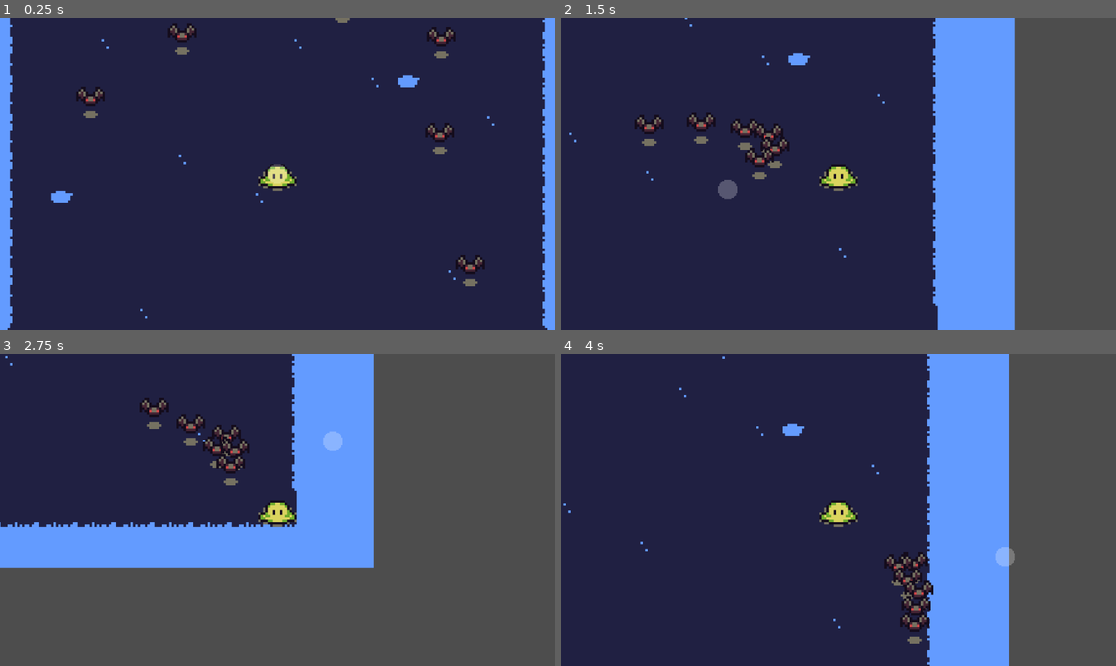
Above: before the commit, frames 1-4 (two rows, left to right).
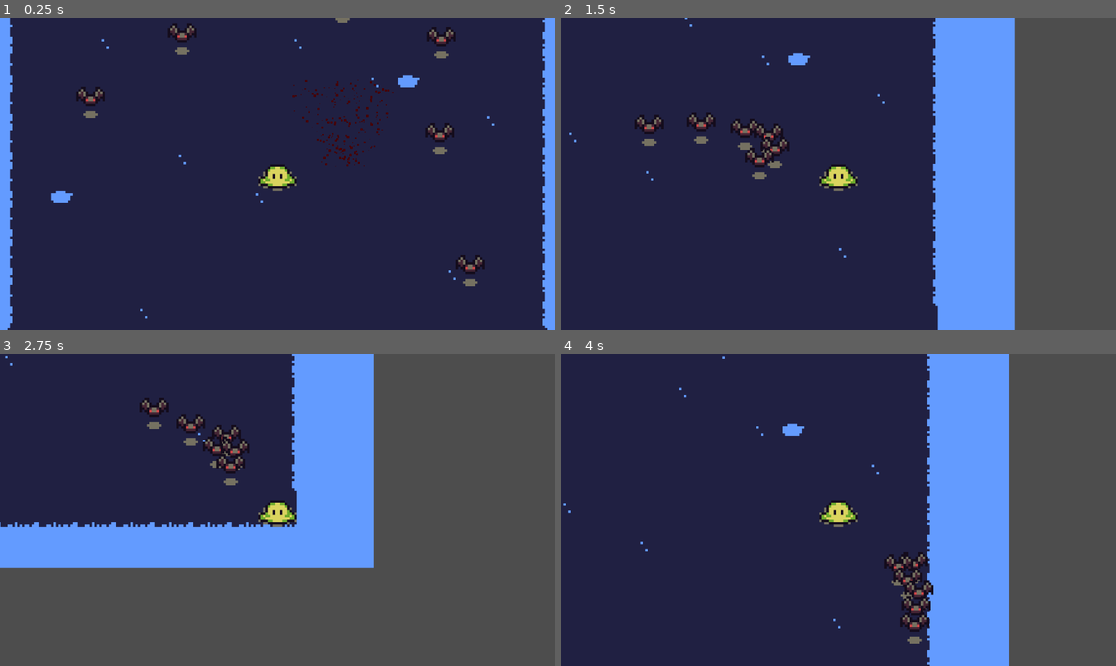
Above: after the commit, the same moments.

Repository: 10Goody12/Light-Based-Dungeon-Crawler
Game: Godot game, scene res://Scenes/main.tscn
Same seed, same stepped clock (60 frames per second), same inputs: the game is played once before the commit and once after it. Before the commit the project starts from res://main.tscn.
Inputs (mouse positions are in pixels of both pictures, inside the frame that each line leads up to):
- Up to frame 1 (0.25 s): no input
- Up to frame 2 (1.5 s): move the mouse to (960, 158) at 0.52 s; hold D (move_right) 0.53-1.28 s; move the mouse to (727, 189) at 1.27 s; hold S (move_down) from 1.28 s (still down)
- Up to frame 3 (2.75 s): move the mouse to (333, 441) at 2.02 s; release S (move_down) at 2.03 s; hold D (move_right) from 2.03 s (still down)
- Up to frame 4 (4 s): move the mouse to (810, 572) at 2.77 s; release D (move_right) at 2.78 s; hold W (move_up) 2.78-3.53 s; move the mouse to (1005, 556) at 3.52 s; hold A (move_left) from 3.53 s (still down)

The runs differ from the first frame. In frame 1, 0.5% of the frame differs, in the area x 48-71%, y 19-54%; in frame 2, 0.2%; in frame 3, 0.2%; in frame 4, 0.2%.

Commit message:
Restructured resource files. Fully implemented independent blood splatter for enemies.

Diff:
--- a/bat_sprite_frames.tres
+++ b/Resources/bat_sprite_frames.tres
@@ -1,6 +1,6 @@
 [gd_resource type="SpriteFrames" load_steps=14 format=3 uid="uid://dskalcqfvsme3"]
 
-[ext_resource type="Texture2D" uid="uid://mfu7y54807vx" path="res://characters.png" id="1_f0is8"]
+[ext_resource type="Texture2D" uid="uid://mfu7y54807vx" path="res://GFX/characters.png" id="1_f0is8"]
 
 [sub_resource type="AtlasTexture" id="AtlasTexture_2dp5w"]
 atlas = ExtResource("1_f0is8")
--- /dev/null
+++ b/Scenes/blood_particles.tscn
@@ -0,0 +1,30 @@
+[gd_scene load_steps=2 format=3 uid="uid://dvw8o0lpiy8ki"]
+
+[ext_resource type="Script" uid="uid://baigpc84tvoo8" path="res://Scripts/blood_particles.gd" id="1_8044i"]
+
+[node name="BloodParticles" type="CPUParticles2D"]
+modulate = Color(0.535857, 0.0178005, 0.00987224, 1)
+self_modulate = Color(0.537255, 0.0196078, 0.0117647, 1)
+z_index = 1
+emitting = false
+amount = 200
+lifetime = 0.6
+one_shot = true
+explosiveness = 1.0
+randomness = 0.37
+draw_order = 1
+emission_shape = 1
+emission_sphere_radius = 3.0
+direction = Vector2(0, -10)
+spread = 25.0
+gravity = Vector2(0, 600)
+initial_velocity_min = 100.0
+initial_velocity_max = 250.0
+damping_min = 200.0
+damping_max = 200.0
+scale_amount_min = 0.25
+hue_variation_min = -0.5
+hue_variation_max = 0.5
+script = ExtResource("1_8044i")
+
+[connection signal="finished" from="." to="." method="_on_finished"]
--- a/light_sword.tscn
+++ b/Scenes/light_sword.tscn
@@ -1,7 +1,7 @@
 [gd_scene load_steps=6 format=3 uid="uid://be763vwsw412y"]
 
-[ext_resource type="Texture2D" uid="uid://cyljc5f3wdk0d" path="res://light_sword_test.png" id="1_fjwkt"]
-[ext_resource type="Script" uid="uid://ddjvjp4uin6d4" path="res://light_sword.gd" id="1_gwfeh"]
+[ext_resource type="Texture2D" uid="uid://cyljc5f3wdk0d" path="res://GFX/light_sword_test.png" id="1_fjwkt"]
+[ext_resource type="Script" uid="uid://ddjvjp4uin6d4" path="res://Scripts/light_sword.gd" id="1_gwfeh"]
 
 [sub_resource type="AtlasTexture" id="AtlasTexture_lquwl"]
 atlas = ExtResource("1_fjwkt")
@@ -25,6 +25,7 @@
 script = ExtResource("1_gwfeh")
 
 [node name="LightSword" type="AnimatedSprite2D" parent="." groups=["LightSword"]]
+visible = false
 modulate = Color(1, 1, 1, 0.247059)
 scale = Vector2(0.5, 0.5)
 sprite_frames = SubResource("SpriteFrames_gwfeh")
--- /dev/null
+++ b/Scenes/main.tscn
@@ -0,0 +1,48 @@
+[gd_scene load_steps=6 format=3 uid="uid://buui0u2alvorg"]
+
+[ext_resource type="PackedScene" uid="uid://x2wy6arqyx80" path="res://Scenes/map_test.tscn" id="1_jjvhh"]
+[ext_resource type="PackedScene" uid="uid://bo75o5ohak2e7" path="res://Scenes/player.tscn" id="2_kry3j"]
+[ext_resource type="PackedScene" uid="uid://di5tp45e4jtvh" path="res://Scenes/test_enemy.tscn" id="3_21xkr"]
+[ext_resource type="PackedScene" uid="uid://be763vwsw412y" path="res://Scenes/light_sword.tscn" id="4_6bp64"]
+[ext_resource type="PackedScene" uid="uid://dvw8o0lpiy8ki" path="res://Scenes/blood_particles.tscn" id="5_kry3j"]
+
+[node name="MAIN" type="Node2D"]
+y_sort_enabled = true
+
+[node name="Map" parent="." instance=ExtResource("1_jjvhh")]
+z_index = -10
+
+[node name="Player" parent="." groups=["Player"] instance=ExtResource("2_kry3j")]
+y_sort_enabled = true
+
+[node name="Camera2D" type="Camera2D" parent="Player"]
+zoom = Vector2(5, 5)
+
+[node name="TestEenemy" parent="." instance=ExtResource("3_21xkr")]
+y_sort_enabled = true
+position = Vector2(75, -17)
+
+[node name="TestEenemy2" parent="." instance=ExtResource("3_21xkr")]
+y_sort_enabled = true
+position = Vector2(30, -77)
+
+[node name="TestEenemy3" parent="." instance=ExtResource("3_21xkr")]
+y_sort_enabled = true
+position = Vector2(74, -60)
+
+[node name="TestEenemy4" parent="." instance=ExtResource("3_21xkr")]
+y_sort_enabled = true
+position = Vector2(-44, -63)
+
+[node name="TestEenemy5" parent="." instance=ExtResource("3_21xkr")]
+y_sort_enabled = true
+position = Vector2(-85, -33)
+
+[node name="TestEenemy6" parent="." instance=ExtResource("3_21xkr")]
+y_sort_enabled = true
+position = Vector2(87, 43)
+
+[node name="LightSword" parent="." instance=ExtResource("4_6bp64")]
+
+[node name="BloodParticles" parent="." instance=ExtResource("5_kry3j")]
+position = Vector2(28.64, 0)
--- a/map_test.tscn
+++ b/Scenes/map_test.tscn
@@ -1,6 +1,6 @@
 [gd_scene load_steps=4 format=4 uid="uid://x2wy6arqyx80"]
 
-[ext_resource type="Texture2D" uid="uid://ix7cks3ls28p" path="res://tilemap_cave_test.png" id="1_q1m20"]
+[ext_resource type="Texture2D" uid="uid://ix7cks3ls28p" path="res://GFX/tilemap_cave_test.png" id="1_q1m20"]
 
 [sub_resource type="TileSetAtlasSource" id="TileSetAtlasSource_104vu"]
 texture = ExtResource("1_q1m20")
--- a/player.tscn
+++ b/Scenes/player.tscn
@@ -1,7 +1,7 @@
 [gd_scene load_steps=5 format=3 uid="uid://bo75o5ohak2e7"]
 
-[ext_resource type="Texture2D" uid="uid://mfu7y54807vx" path="res://characters.png" id="1_4flbx"]
-[ext_resource type="Script" uid="uid://bmpiws1p7tv83" path="res://player.gd" id="1_onrkg"]
+[ext_resource type="Texture2D" uid="uid://mfu7y54807vx" path="res://GFX/characters.png" id="1_4flbx"]
+[ext_resource type="Script" uid="uid://bmpiws1p7tv83" path="res://Scripts/player.gd" id="1_onrkg"]
 
 [sub_resource type="AtlasTexture" id="AtlasTexture_onrkg"]
 atlas = ExtResource("1_4flbx")
--- a/test_enemy.tscn
+++ b/Scenes/test_enemy.tscn
@@ -1,7 +1,7 @@
 [gd_scene load_steps=5 format=3 uid="uid://di5tp45e4jtvh"]
 
-[ext_resource type="SpriteFrames" uid="uid://dskalcqfvsme3" path="res://bat_sprite_frames.tres" id="1_a2gey"]
-[ext_resource type="Script" uid="uid://bn8co1yywq88x" path="res://test_enemy.gd" id="1_oq7dc"]
+[ext_resource type="SpriteFrames" uid="uid://dskalcqfvsme3" path="res://Resources/bat_sprite_frames.tres" id="1_a2gey"]
+[ext_resource type="Script" uid="uid://bn8co1yywq88x" path="res://Scripts/test_enemy.gd" id="1_oq7dc"]
 
 [sub_resource type="CircleShape2D" id="CircleShape2D_oq7dc"]
 radius = 3.0
@@ -28,25 +28,3 @@
 [node name="AnimatedSprite2D" type="AnimatedSprite2D" parent="."]
 sprite_frames = ExtResource("1_a2gey")
 animation = &"down"
-
-[node name="BloodParticles" type="CPUParticles2D" parent="."]
-modulate = Color(0.535857, 0.0178005, 0.00987224, 1)
-emitting = false
-amount = 200
-lifetime = 0.6
-one_shot = true
-explosiveness = 1.0
-randomness = 0.37
-draw_order = 1
-emission_shape = 1
-emission_sphere_radius = 3.0
-direction = Vector2(0, -10)
-spread = 25.0
-gravity = Vector2(0, 600)
-initial_velocity_min = 100.0
-initial_velocity_max = 250.0
-damping_min = 200.0
-damping_max = 200.0
-scale_amount_min = 0.25
-hue_variation_min = -0.5
-hue_variation_max = 0.5
--- /dev/null
+++ b/Scripts/blood_particles.gd
@@ -0,0 +1,9 @@
+extends CPUParticles2D
+class_name Blood
+
+func _ready() -> void:
+	emitting = true
+
+func _on_finished() -> void:
+	#print("Blood finished!")
+	queue_free()
--- a/player.gd
+++ b/Scripts/player.gd
@@ -1,4 +1,5 @@
 extends CharacterBody2D
+class_name Player
 
 @export var player_speed : float = 100
 
--- /dev/null
+++ b/Scripts/sound.gd
@@ -0,0 +1,34 @@
+extends Node
+
+@onready var hit_sound_names : Array[String] = []
+
+func _ready():
+	# Load the list of .wav files when the autoload is ready
+	load_hit_sounds("res://SFX/Combat/")
+
+func load_hit_sounds(folder_path):
+	var dir = DirAccess.open(folder_path)
+	if dir:
+		dir.list_dir_begin()
+		var file_name = dir.get_next()
+		while file_name != "":
+			if file_name.ends_with(".wav"):
+				hit_sound_names.append(folder_path + file_name)
+			file_name = dir.get_next()
+		dir.list_dir_end()
+	else:
+		print("Failed to open directory: ", folder_path)
+
+func play(file_path):
+	var player = AudioStreamPlayer.new()
+	player.stream = load(file_path)
+	player.finished.connect(func(): player.queue_free())
+	add_child(player)
+	player.play()
+
+func play_random_hit():
+	if hit_sound_names.size() > 0:
+		var random_file = hit_sound_names.pick_random()
+		play(random_file)
+	else:
+		print("No hit sounds found to play!")
--- a/test_enemy.gd
+++ b/Scripts/test_enemy.gd
@@ -3,6 +3,7 @@
 class_name Enemy
 
 @export_category("Movement")
+@export var can_move : bool = true
 @export_range(1, 200, 0.1) var enemy_speed : float = 20
 @export_range(0, 1, 0.025) var slide_factor : float = 0.15
 @export_range(-25, 25, 0.1) var random_amplitude : float = 5.0
@@ -16,7 +17,7 @@
 var damage_flicker_counter = 0.0
 
 @onready var player = get_tree().get_first_node_in_group("Player")
-@onready var blood = $BloodParticles
+#@onready var blood = $BloodParticles
 @onready var body = $AnimatedSprite2D
 
 var was_damaged : bool = false
@@ -32,21 +33,28 @@
 func check_health():
 	if health <= 0:
 		body.visible = false
-		if blood.emitting == false:
-			queue_free()
+		queue_free()
 
 
 func inflict_damage(in_damage):
 	if was_damaged == false:
 		health -= in_damage
 		was_damaged = true
-		blood.emitting = true
+
+		var blood_scene: PackedScene = load("res://Scenes/blood_particles.tscn")
+		var blood_particles = blood_scene.instantiate()
+		blood_particles.position = self.position
+		get_tree().root.add_child(blood_particles)
+
+		#print("Blood particles position: ", blood_particles.global_position, "\nEnemy position: ", self.global_position, "\n")
+
+		Sound.play_random_hit()
 
 func adjust_flicker():
 	if was_damaged:
 		modulate = Color.DARK_RED
 	else:
-		modulate = Color.WHITE
+		modulate = modulate.lerp(Color.WHITE, 1 / damage_cooldown)
 
 ####
 
@@ -68,4 +76,6 @@
 		#return
 
 	get_desired_direction()
-	move_and_slide()
+
+	if can_move:
+		move_and_slide()
--- a/main.tscn
+++ /dev/null
@@ -1,44 +0,0 @@
-[gd_scene load_steps=5 format=3 uid="uid://buui0u2alvorg"]
-
-[ext_resource type="PackedScene" uid="uid://x2wy6arqyx80" path="res://map_test.tscn" id="1_0xm2m"]
-[ext_resource type="PackedScene" uid="uid://bo75o5ohak2e7" path="res://player.tscn" id="2_h2yge"]
-[ext_resource type="PackedScene" uid="uid://di5tp45e4jtvh" path="res://test_enemy.tscn" id="3_h2yge"]
-[ext_resource type="PackedScene" uid="uid://be763vwsw412y" path="res://light_sword.tscn" id="4_1bvp3"]
-
-[node name="MAIN" type="Node2D"]
-y_sort_enabled = true
-
-[node name="Map" parent="." instance=ExtResource("1_0xm2m")]
-z_index = -10
-
-[node name="Player" parent="." groups=["Player"] instance=ExtResource("2_h2yge")]
-y_sort_enabled = true
-
-[node name="Camera2D" type="Camera2D" parent="Player"]
-zoom = Vector2(5, 5)
-
-[node name="TestEenemy" parent="." instance=ExtResource("3_h2yge")]
-y_sort_enabled = true
-position = Vector2(75, -17)
-
-[node name="TestEenemy2" parent="." instance=ExtResource("3_h2yge")]
-y_sort_enabled = true
-position = Vector2(30, -77)
-
-[node name="TestEenemy3" parent="." instance=ExtResource("3_h2yge")]
-y_sort_enabled = true
-position = Vector2(74, -60)
-
-[node name="TestEenemy4" parent="." instance=ExtResource("3_h2yge")]
-y_sort_enabled = true
-position = Vector2(-44, -63)
-
-[node name="TestEenemy5" parent="." instance=ExtResource("3_h2yge")]
-y_sort_enabled = true
-position = Vector2(-85, -33)
-
-[node name="TestEenemy6" parent="." instance=ExtResource("3_h2yge")]
-y_sort_enabled = true
-position = Vector2(87, 43)
-
-[node name="LightSword" parent="." instance=ExtResource("4_1bvp3")]
--- a/project.godot
+++ b/project.godot
@@ -13,11 +13,12 @@
 config/name="Light-Based Dungeon Crawler"
 run/main_scene="uid://buui0u2alvorg"
 config/features=PackedStringArray("4.4", "GL Compatibility")
-config/icon="res://icon.svg"
+config/icon="res://GFX/icon.svg"
 
 [autoload]
 
-LightSword="*res://light_sword.gd"
+LightSword="*res://Scripts/light_sword.gd"
+Sound="*res://Scripts/sound.gd"
 
 [global_group]
 
Renamed: characters.png -> GFX/characters.png
Not shown, changed: GFX/characters.png.import
Renamed: icon.svg -> GFX/icon.svg
Not shown, changed: GFX/icon.svg.import
Renamed: light_sword_test.png -> GFX/light_sword_test.png
Not shown, changed: GFX/light_sword_test.png.import
Renamed: tilemap_cave_test.png -> GFX/tilemap_cave_test.png
Not shown, changed: GFX/tilemap_cave_test.png.import
Not shown, added: SFX/Combat/hit05.wav.import
Not shown, added: SFX/Combat/hit06.wav.import
Not shown, added: SFX/Combat/hit07.wav.import
Not shown, added: SFX/Combat/hit09.wav.import
(and 14 more such lines)
